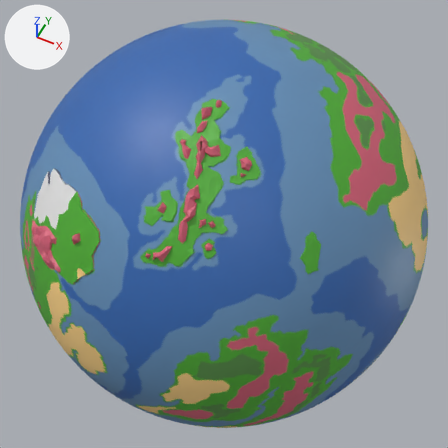
The glTF model Graphics/Scenario/midgard.glb: old version first, new version second.
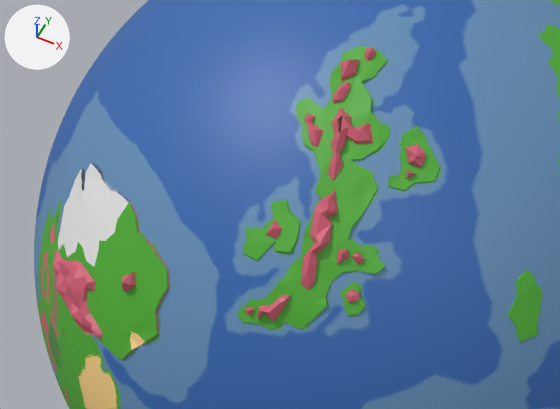
Each version is shown whole from a 50 mm camera at (0.957, -1.915, 2.391) aimed at (0.0, -0.001, -0.001), then close up on the part from 0% to 74% of the width and 16% to 70% of the height. Lighting does not change. The marker at upper left points along +X, +Y and +Z. Vertices at the same position are counted once.

Before the edit, the objects in view are built like this:
```python
me_icosphere_003 = bpy.data.meshes.new('Icosphere.003')
me_icosphere_003.from_pydata(...)  # 44 vertices, 80 faces; spans x 0.008..0.1301, y -0.6981..-0.5827, z 0.7082..0.806
me_icosphere_003.materials.append(mat_material_001)  # picture img_map_3
me_icosphere_004 = bpy.data.meshes.new('Icosphere.004')
me_icosphere_004.from_pydata(...)  # 30 vertices, 52 faces; spans x 0.2472..0.3071, y -0.7041..-0.6517, z 0.6506..0.7065
me_icosphere_004.materials.append(mat_material_001)  # picture img_map_3
me_icosphere_007 = bpy.data.meshes.new('Icosphere.007')
me_icosphere_007.from_pydata(...)  # 78 vertices, 152 faces; spans x -0.536..-0.29, y -0.867..-0.711, z 0.388..0.529
me_icosphere_007.materials.append(mat_material_001)  # picture img_map_3
ob_icosphere_003 = bpy.data.objects.new('Icosphere.003', me_icosphere_003)
ob_icosphere_003.location = (0.0, -0.001, 0.001)
ob_icosphere_004 = bpy.data.objects.new('Icosphere.004', me_icosphere_004)
ob_icosphere_004.location = (0.0, 0.0, 0.0)
ob_icosphere_007 = bpy.data.objects.new('Icosphere.007', me_icosphere_007)
ob_icosphere_007.location = (0.0, 0.0, 0.0)
# also in view: 'Icosphere.006' at (-0.333, -0.727, 0.544); 'Icosphere.002' at (0.598, -0.488, 0.626); 'Icosphere' at (0.0, 0.0, 0.0); 'Icosphere.005' at (0.162, -0.51, 0.795); 'Icosphere.001' at (0.294, -0.416, 0.861)
```
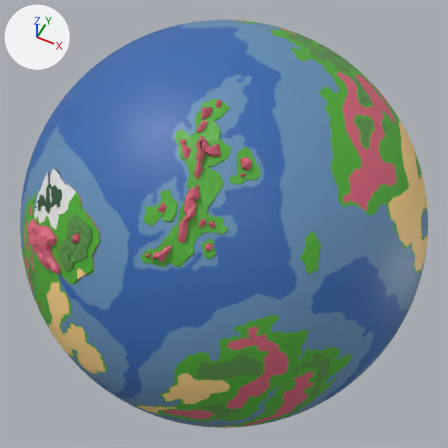
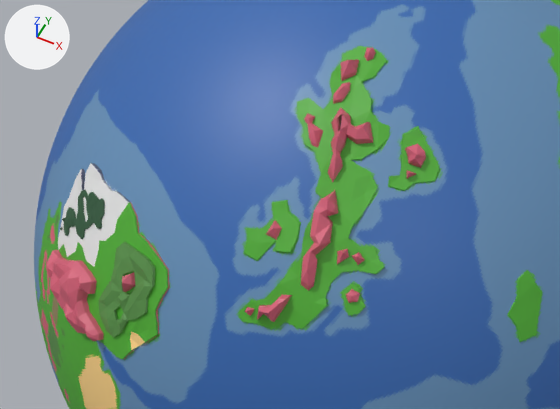
What differs and where, as boxes (x1, y1, x2, y2) in the close-ups (560 x 409 px):
'Aleko.Forests', added (green): after (64, 190, 155, 337)
'Icosphere.007', reshaped (18% wider): before (53, 251, 102, 338); after (46, 250, 104, 341)

What the commit changed:
me_icosphere_007 is used by ob_icosphere_007; location (0.0, 0.0, 0.0).
me_icosphere_007 had 78 vertices, 152 faces and spanned x -0.536..-0.29, y -0.867..-0.711, z 0.388..0.529.
me_icosphere_007 now has 93 vertices, 158 faces and spans x -0.543..-0.29, y -0.88..-0.713, z 0.389..0.537.
me_icosphere_007 part 1: 78 vertices removed from x -0.536..-0.29, y -0.867..-0.711, z 0.388..0.529; 93 vertices added at x -0.543..-0.29, y -0.88..-0.713, z 0.389..0.537.
Mesh me_icosphere_008 is new.
It has 247 vertices, 408 faces and spans x -0.518..-0.165, y -0.865..-0.626, z 0.453..0.659.
It uses material mat_material_001 (picture img_map_3).
Object 'Aleko.Forests' (ob_aleko_forests) is new; it shows me_icosphere_008.
Its location is (0.0, 0.0, 0.0).
